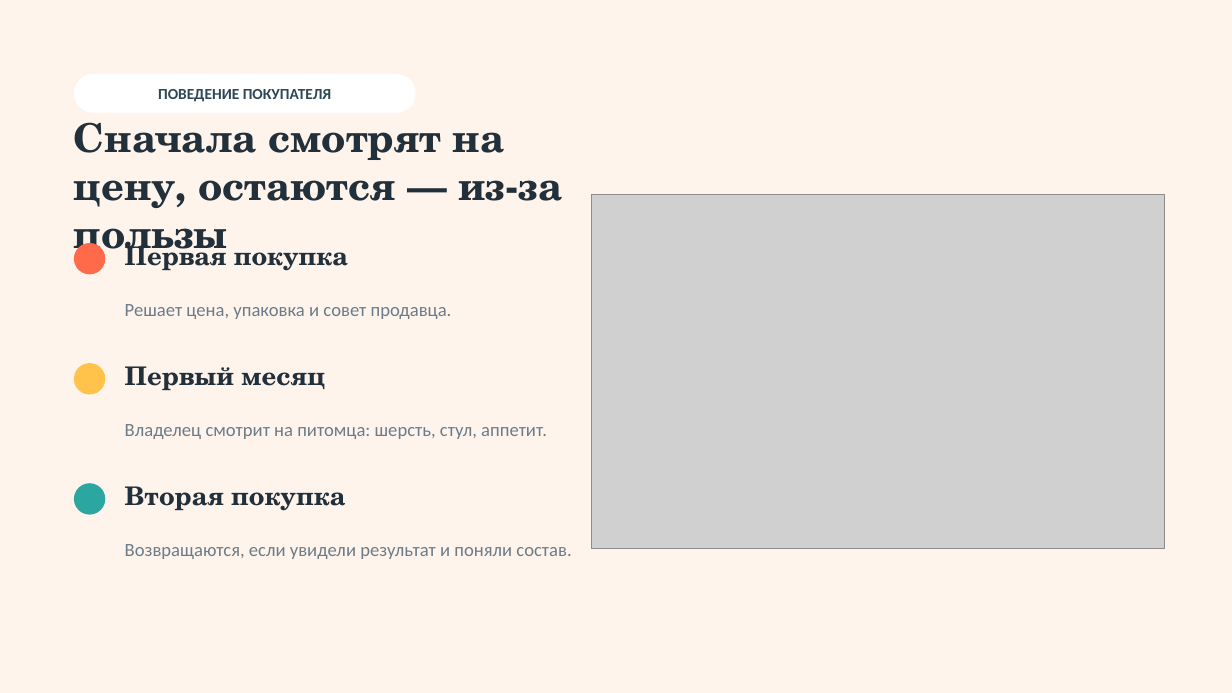
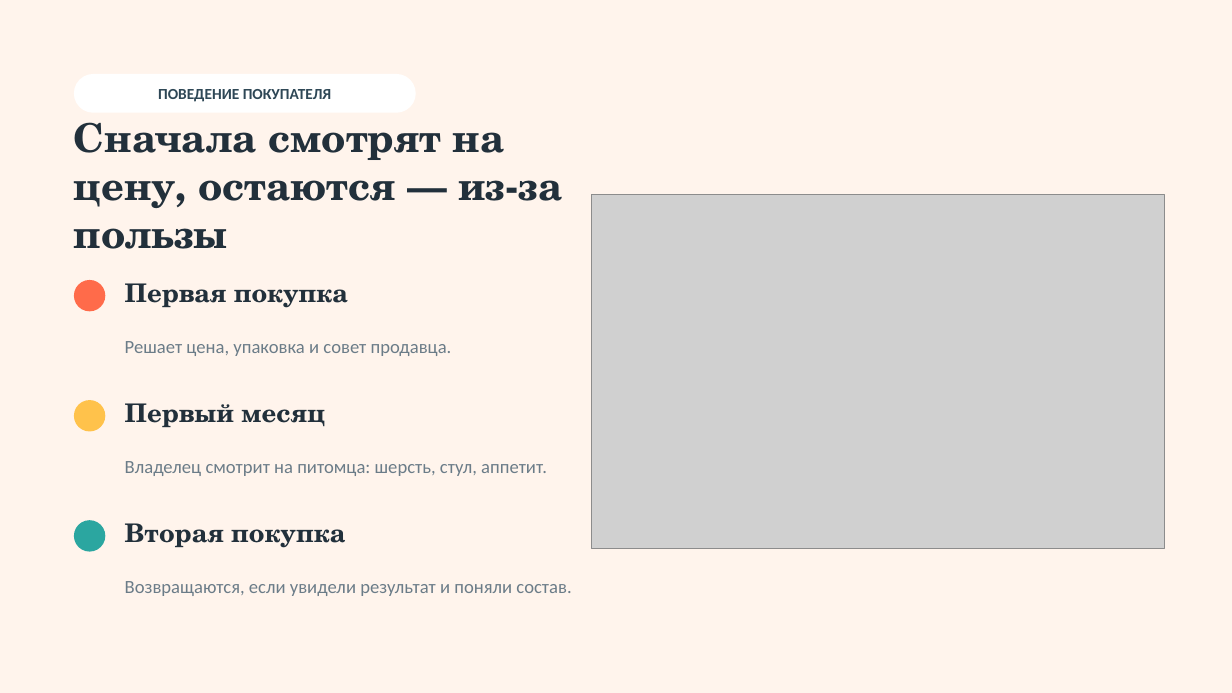
Before and after one commit to qa-novchenkova/studio, a slide deck: slide 3 of public/decks/petfood.pptx. Drawn at 1232x693 pixels with LibreOffice and Linux fonts; fonts in the diff are those of the drawing; grey boxes stand for pictures. Boxes give left, top, right and bottom in pixels: in the first picture for what was removed or moved away, otherwise in the second. Text is boxed around its words. In the diff, an @@ line names an element or a change of style, - is before the commit and + after.

```diff
--- a/public/decks/petfood.pptx
+++ b/public/decks/petfood.pptx
@@ 6 texts, 3 ellipses: place and size @@
-6 texts, 3 ellipses at box(74, 239, 571, 559)
+6 texts, 3 ellipses at box(74, 280, 571, 596)
```
Also in this commit, not shown: 4 other slides changed, 10 other files.
